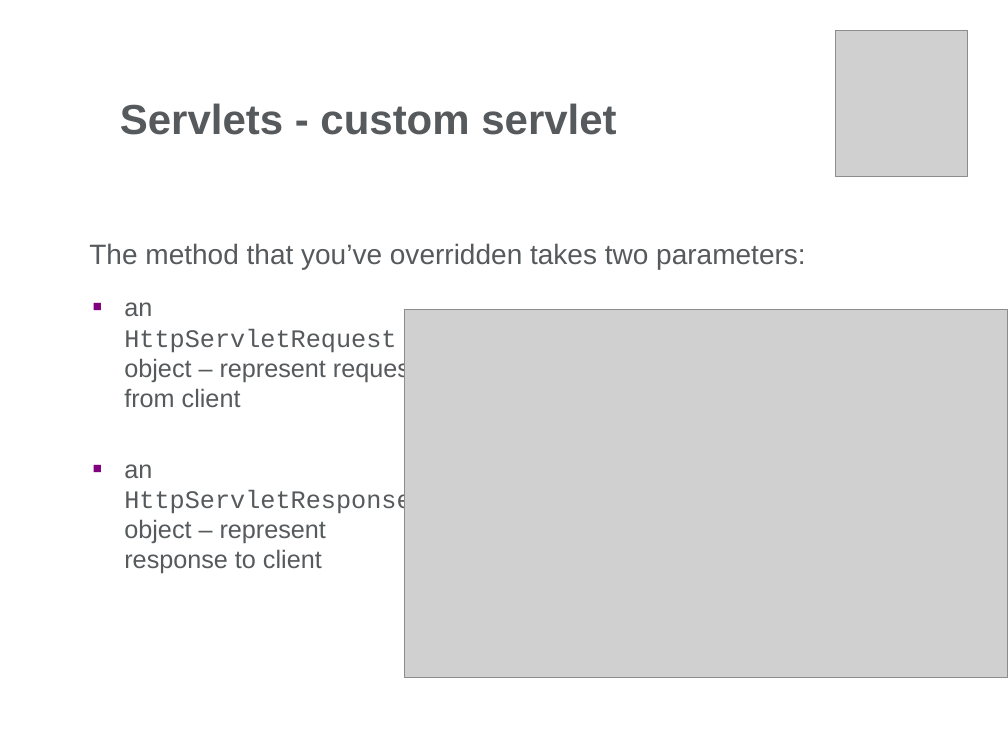
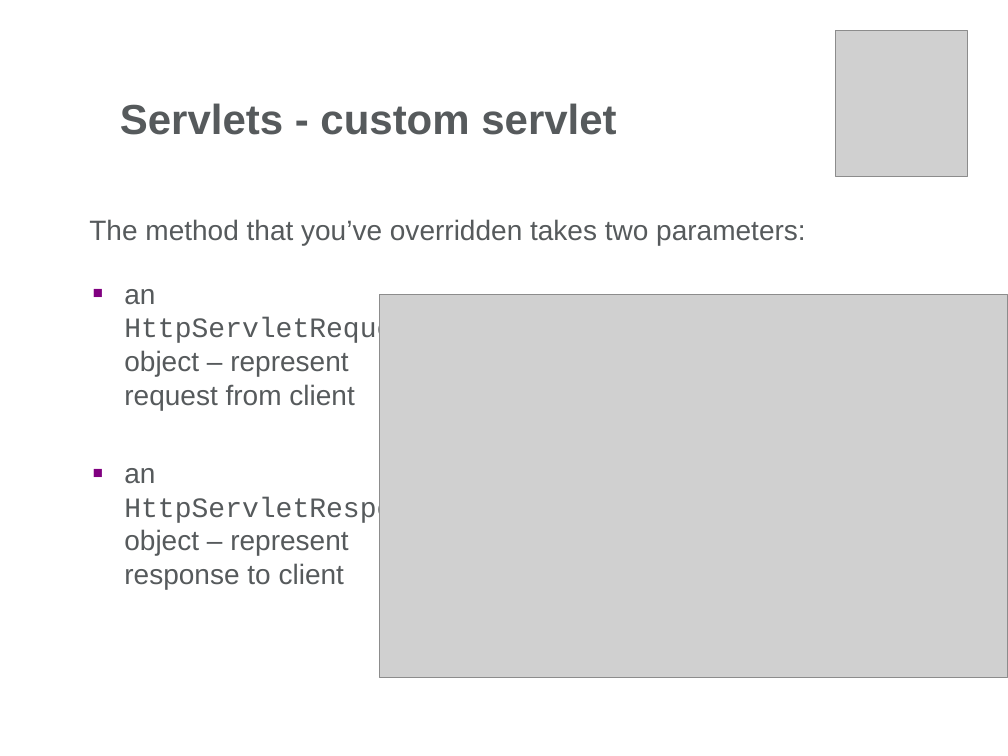
Before and after one commit to milanblank/JavaDocs, a slide deck: slide 38 of Servlets/Day1/Docs/Web Presentation-Part1.pptx. Drawn at 1008x756 pixels with LibreOffice and Linux fonts; fonts in the diff are those of the drawing; grey boxes stand for pictures; background and template pictures are left out. Boxes give left, top, right and bottom in pixels: in the first picture for what was removed or moved away, otherwise in the second. Text is boxed around its words. In the diff, an @@ line names an element or a change of style, - is before the commit and + after.

Commit message:
Java Servlets Day 1 workshops completed

```diff
--- a/Servlets/Day1/Docs/Web Presentation-Part1.pptx
+++ b/Servlets/Day1/Docs/Web Presentation-Part1.pptx
@@ text "The method that you’ve overridden ...": place and size @@
-text "The method that you’ve overridden ..." at box(89, 243, 805, 269)
+text "The method that you’ve overridden ..." at box(89, 219, 805, 245)
@@ text "an HttpServletRequest object – represent ..." at box(124, 289, 444, 589): size 18 to 20 pt @@
@@ picture: place and size @@
-picture at box(404, 309, 1008, 677)
+picture at box(379, 294, 1008, 677)
```
Also in this commit, not shown: 15 other slides changed, 17 other files.
